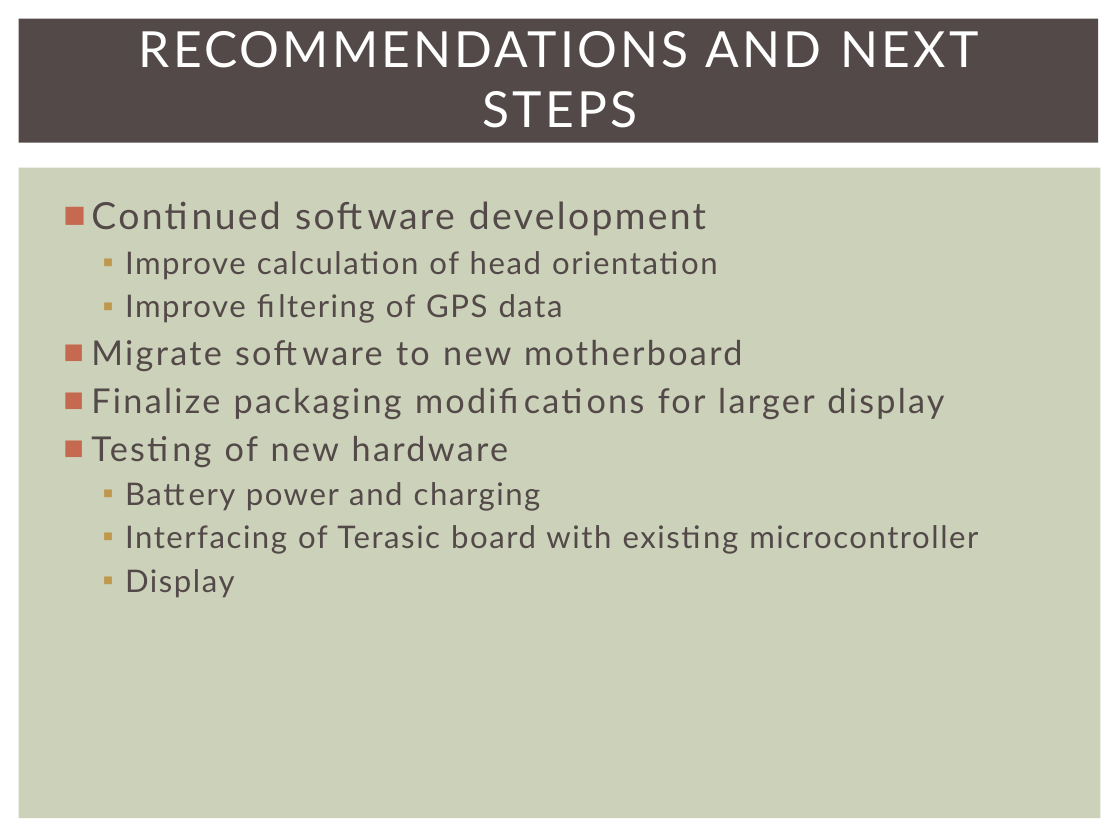
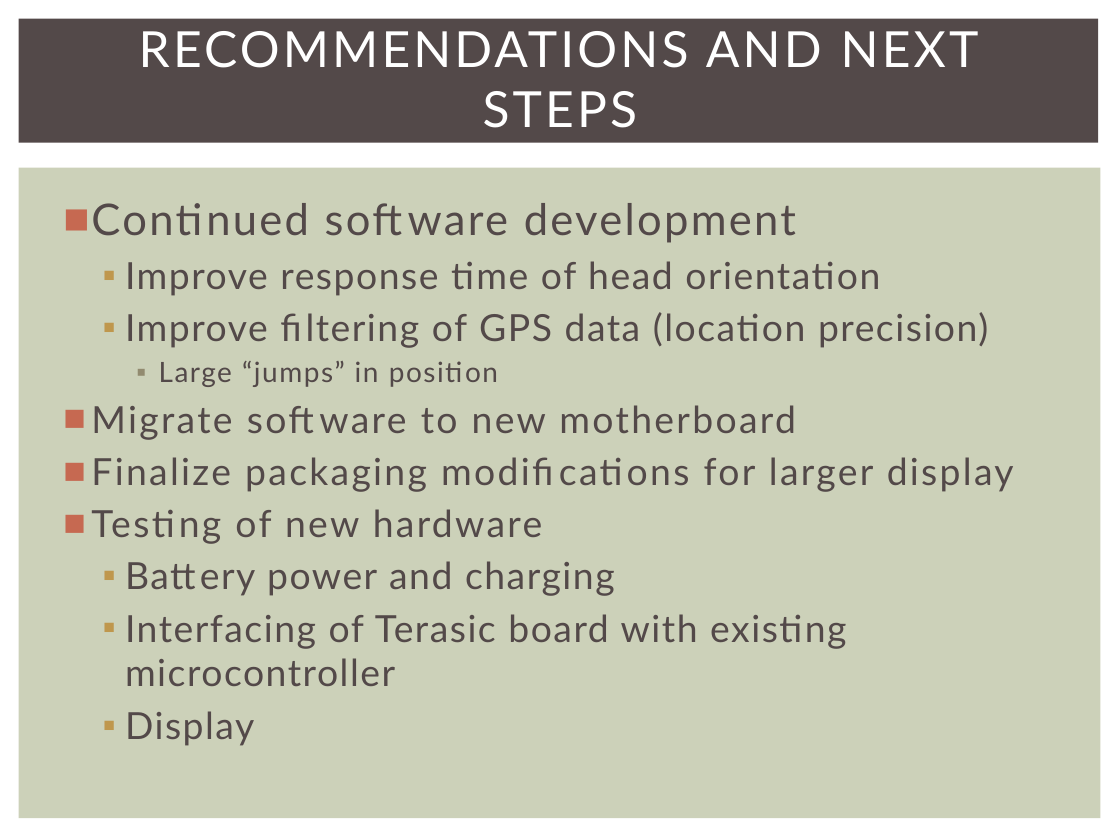
Before and after one commit to snowpuppy/augreality, a slide deck: slide 19 of doc/AugRealityMidReview.pptx. Drawn at 1120x840 pixels with LibreOffice and Linux fonts; fonts in the diff are those of the drawing. Boxes give left, top, right and bottom in pixels: in the first picture for what was removed or moved away, otherwise in the second. Text is boxed around its words. In the diff, an @@ line names an element or a change of style, - is before the commit and + after.

Commit message:
Revise most of GH and Dr. J changes
Need:
 - picture replacements
 - timeline with larger font
 - budget audit

```diff
--- a/doc/AugRealityMidReview.pptx
+++ b/doc/AugRealityMidReview.pptx
@@ text at (91, 203, 1014, 746): size 24 to 28 pt in "Continued software development"; size 22 to 24 pt in "Migrate software to new motherboard", "Finalize packaging modifications for larger display", "Testing of new hardware"; size 20 to 24 pt in "Battery power and charging", "Interfacing of Terasic board with existing microcontroller", "Display" @@
@@ text at (125, 261, 988, 387): text changed; size 20 to 24 pt @@
-  ▪ Improve calculation of head orientation
-  ▪ Improve filtering of GPS data
+  ▪ Improve response time of head orientation
+  ▪ Improve filtering of GPS data (location precision)
+    ▪ Large “jumps” in position
```
Also in this commit, not shown: 10 other slides changed.
